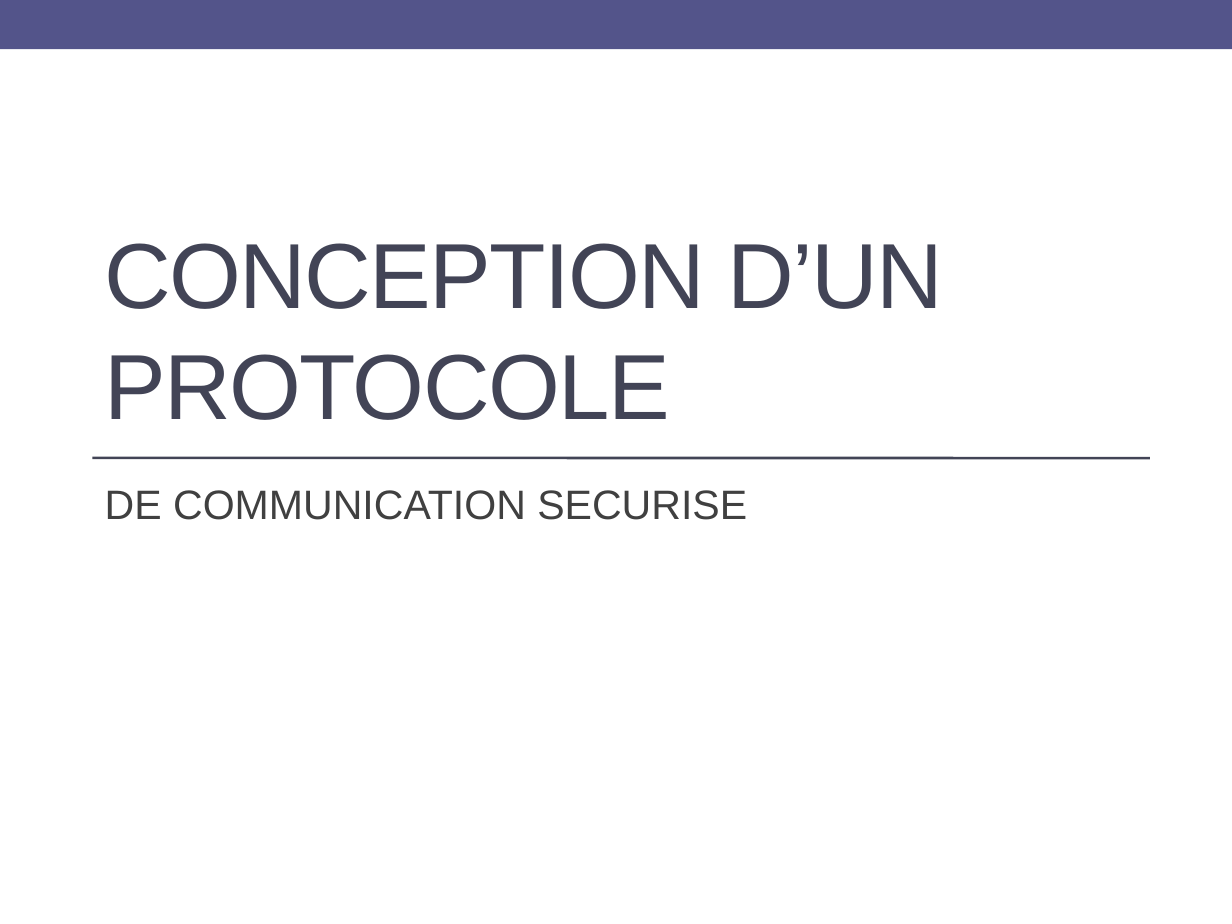
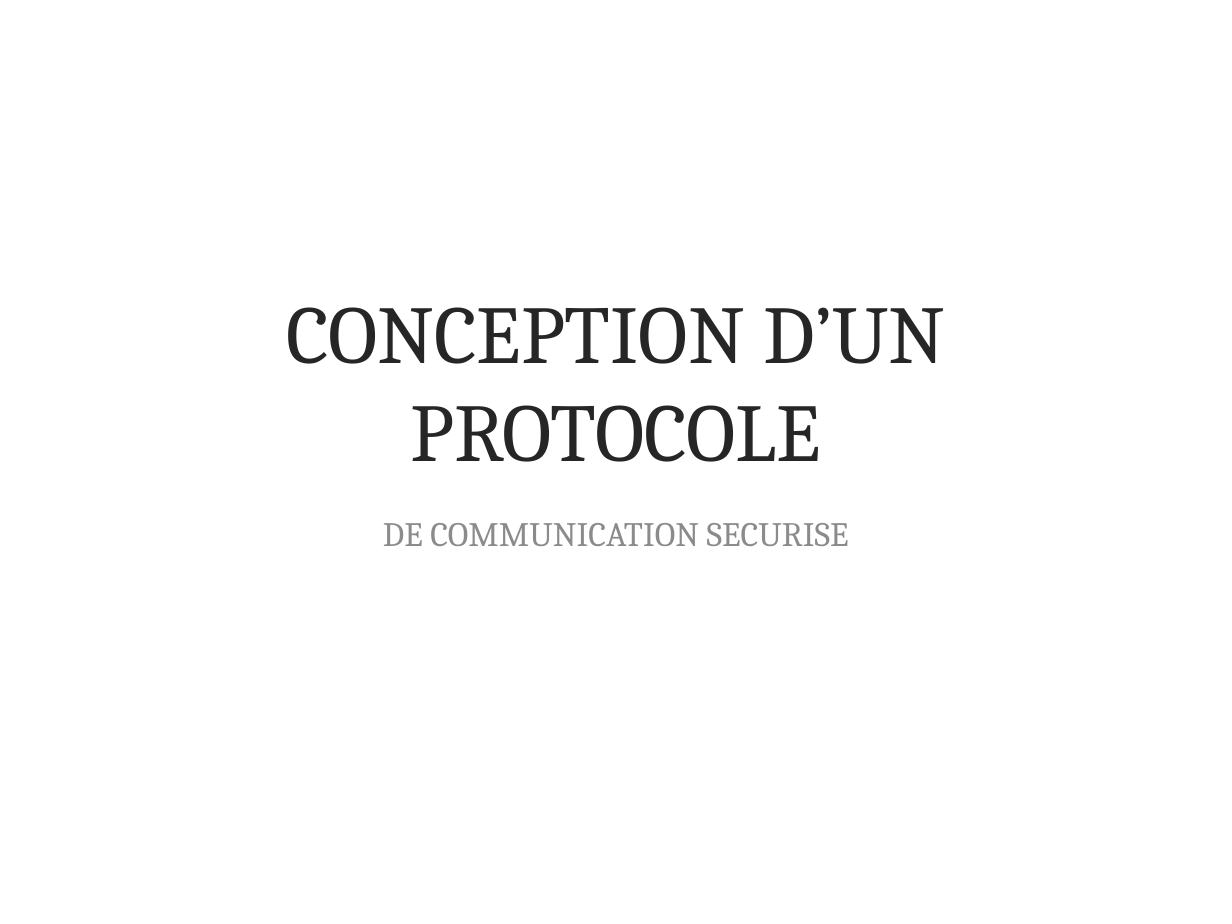
Before and after one commit to athongintel/stage5A.monitor, a slide deck: slide 17 of reports/for school/Stage-fin-detude-presentation.pptx (slide 16 before the commit). Drawn at 1232x924 pixels with LibreOffice and Linux fonts; fonts in the diff are those of the drawing; background and template pictures are left out. Boxes give left, top, right and bottom in pixels: in the first picture for what was removed or moved away, otherwise in the second. Text is boxed around its words. In the diff, an @@ line names an element or a change of style, - is before the commit and + after.

```diff
--- a/reports/for school/Stage-fin-detude-presentation.pptx
+++ b/reports/for school/Stage-fin-detude-presentation.pptx
@@ rectangle removed at box(0, 0, 1232, 49) @@
@@ title "CONCEPTION D’UN PROTOCOLE": place and size @@
-title "CONCEPTION D’UN PROTOCOLE" at box(105, 243, 944, 420)
+title "CONCEPTION D’UN PROTOCOLE" at box(286, 307, 946, 462)
@@ title "CONCEPTION D’UN PROTOCOLE" at box(286, 307, 946, 462): size 54 to 48 pt, font Arial to Cambria, text colour #424456 to #262626, letter spacing -1 to 0 pt; alignment left to centre @@
@@ line removed from (92, 458) to (1149, 458) @@
@@ text "DE COMMUNICATION SECURISE": place and size @@
-text "DE COMMUNICATION SECURISE" at box(105, 490, 747, 520)
+text "DE COMMUNICATION SECURISE" at box(383, 523, 849, 546)
@@ text "DE COMMUNICATION SECURISE" at box(383, 523, 849, 546): size 24 to 20 pt, font Arial to Cambria, text colour #404040 to #8C8C8C; alignment left to centre @@
```
Also in this commit, not shown: 20 other slides changed, 4 slides added, 3 slides removed, 42 other files.
